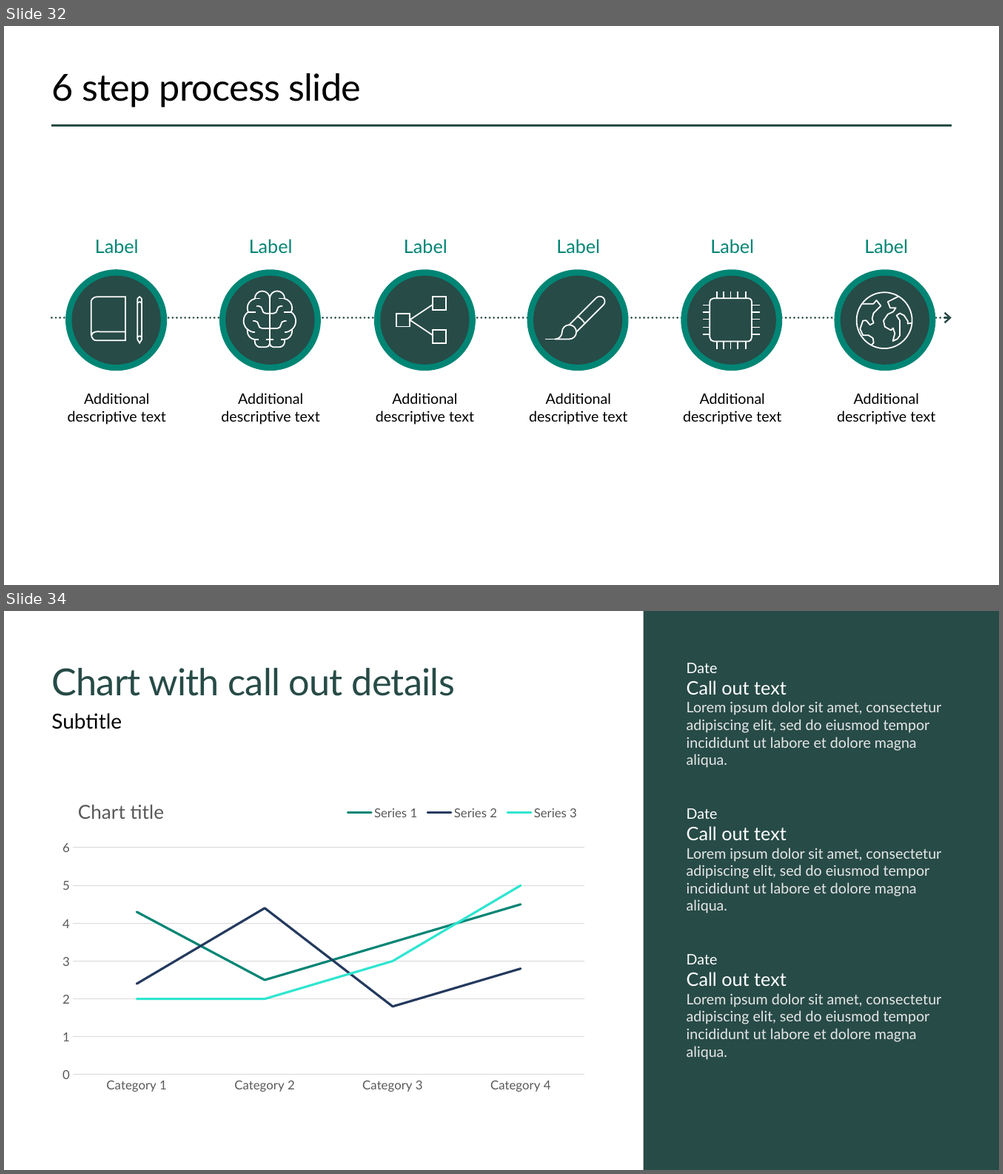
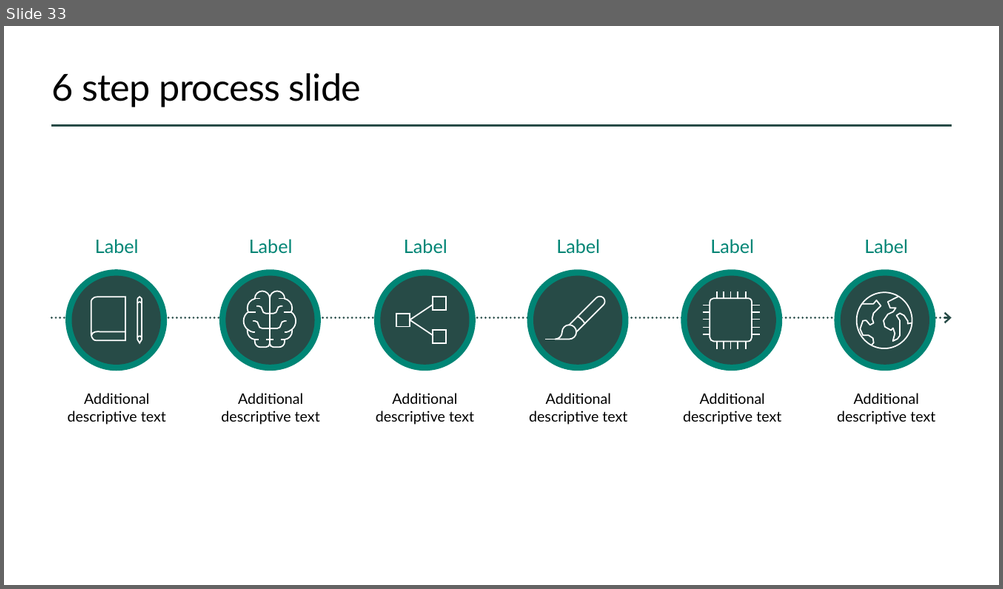
Before and after one commit to ewhinihan/dfw_mslibrary, a slide deck: DFW_MSLibraryArchives_WeeklyLearnings.pptx. Shown one above the other, each under a label of ours: slides 32 and 34 before the commit, slide 33 after it; the slides between them are not shown. The pictures are 1003x1174 and 1003x589 pixels, drawn with LibreOffice and Linux fonts; fonts in the diff are those of the drawing; background and template pictures are left out. Boxes give left, top, right and bottom in pixels: in the first picture for what was removed or moved away, otherwise in the second. Text is boxed around its words. In the diff, an @@ line names an element or a change of style, - is before the commit and + after.

```diff
--- a/DFW_MSLibraryArchives_WeeklyLearnings.pptx
+++ b/DFW_MSLibraryArchives_WeeklyLearnings.pptx
@@ slide 34 removed at (4,611,999,1170), background #FFFFFF @@
@@ rectangle removed at (643,611,999,1170) @@
@@ title removed at (51,668,455,696) @@
-Chart with call out details
@@ text removed at (686,663,941,1060) @@
-Date
-Call out text
-Lorem ipsum dolor sit amet, consectetur adipiscing elit, sed do eiusmod tempor incididunt ut labore et dolore magna aliqua.
-Date
-Call out text
-Lorem ipsum dolor sit amet, consectetur adipiscing elit, sed do eiusmod tempor incididunt ut labore et dolore magna aliqua.
-Date
-Call out text
-Lorem ipsum dolor sit amet, consectetur adipiscing elit, sed do eiusmod tempor incididunt ut labore et dolore magna aliqua.
@@ text removed at (51,713,122,729) @@
-Subtitle
@@ line chart removed at (52,788,596,1125) @@
-title "Chart title "
-categories: Category 1, Category 2, Category 3, Category 4
-Series 1: 4.3, 2.5, 3.5, 4.5
-Series 2: 2.4, 4.4, 1.8, 2.8
-Series 3: 2, 2, 3, 5
@@ what was slide 32 is now slide 33 @@
```
Also in this commit, not shown: 2 slides changed, 1 slide added, 10 other slides removed.
